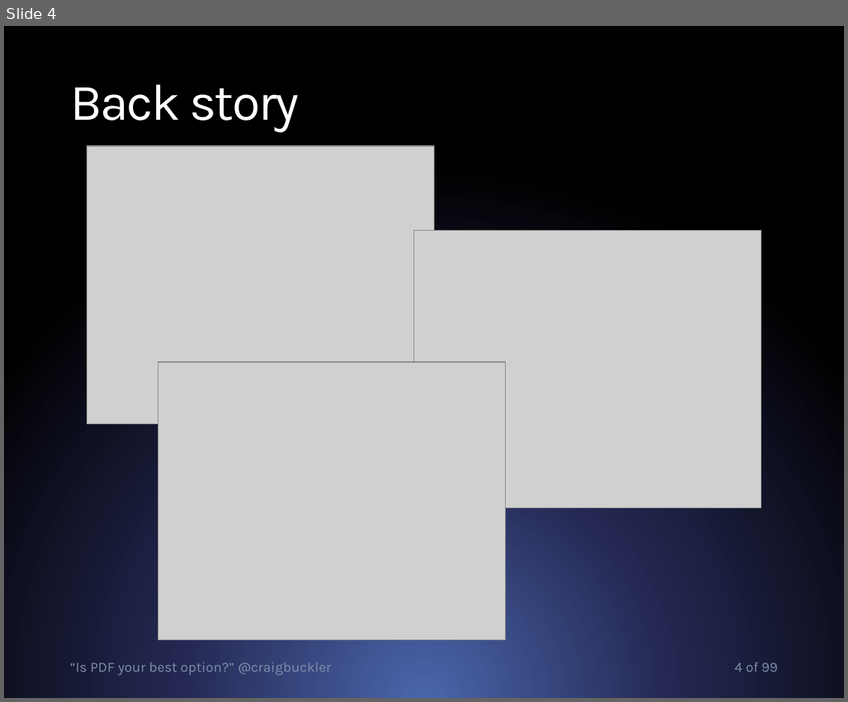
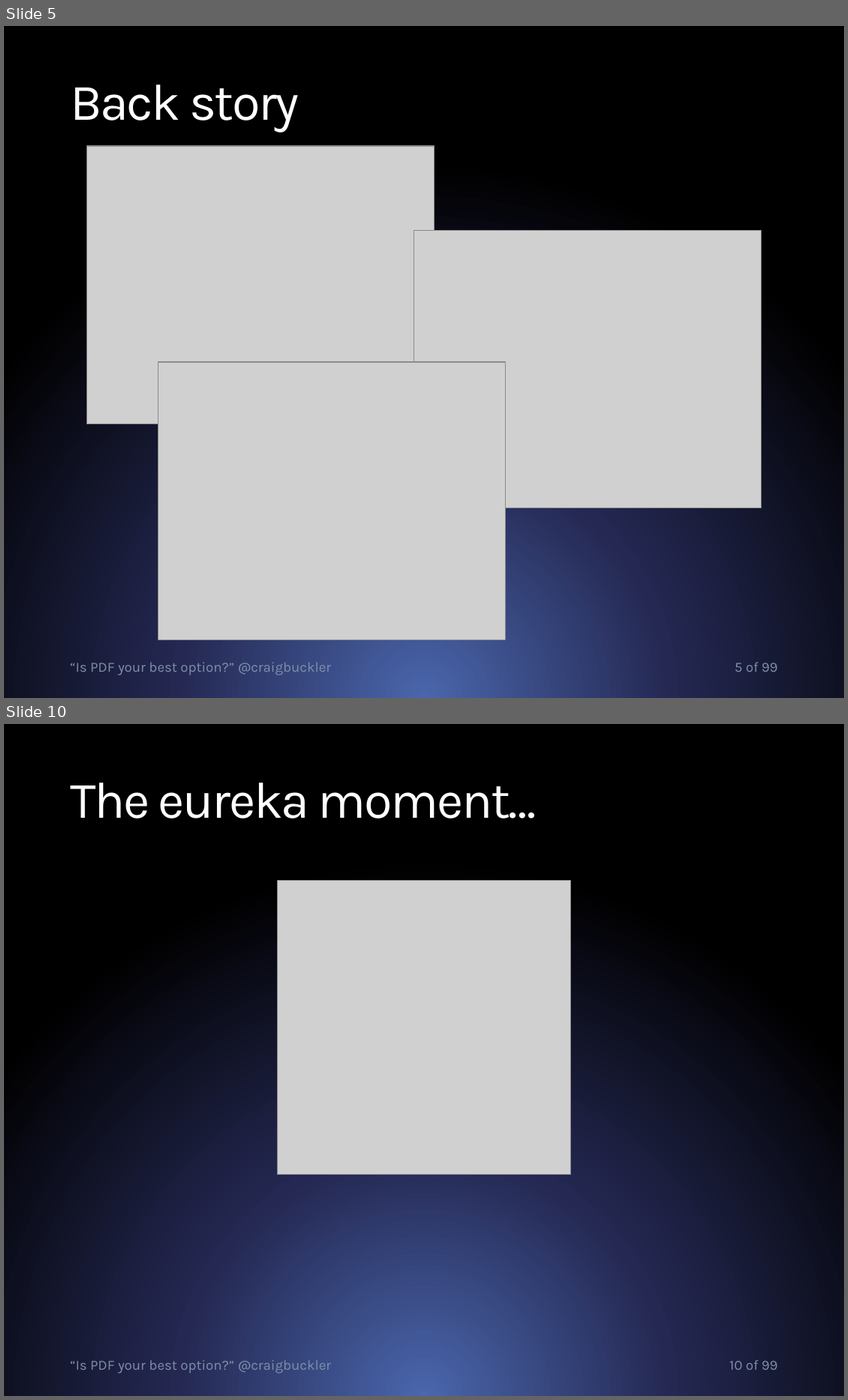
Before and after one commit to craigbuckler/html5-export, a slide deck: craigbuckler-pdf-html.pptx. Shown one above the other, each under a label of ours: slide 4 before the commit, slides 5 and 10 after it; the slides between them are not shown. The pictures are 848x702 and 848x1400 pixels, drawn with LibreOffice and Linux fonts; fonts in the diff are those of the drawing; grey boxes stand for pictures. Boxes give left, top, right and bottom in pixels: in the first picture for what was removed or moved away, otherwise in the second. Text is boxed around its words. In the diff, an @@ line names an element or a change of style, - is before the commit and + after.

```diff
--- a/craigbuckler-pdf-html.pptx
+++ b/craigbuckler-pdf-html.pptx
@@ slide 10 added at (4, 724, 844, 1396), background gradient #4A66AC to #242852 to #000000 @@
@@ title added at (70, 782, 536, 818), 44.3 pt, text #FFFFFF @@
+The eureka moment…
@@ picture added at (277, 881, 572, 1175) @@
@@ text added at (70, 1360, 331, 1374), 12.1 pt, text #7F8FA9 @@
+“Is PDF your best option?” @craigbuckler
@@ page number added at (729, 1360, 778, 1370), 12.1 pt, text #7F8FA9 @@
+10 of 99
@@ what was slide 4 is now slide 5 @@
@@ page number at (734, 662, 778, 672): text changed @@
-4 of 99
+5 of 99
```
Also in this commit, not shown: 1 slide changed, 7 other slides added, 3 other files.
